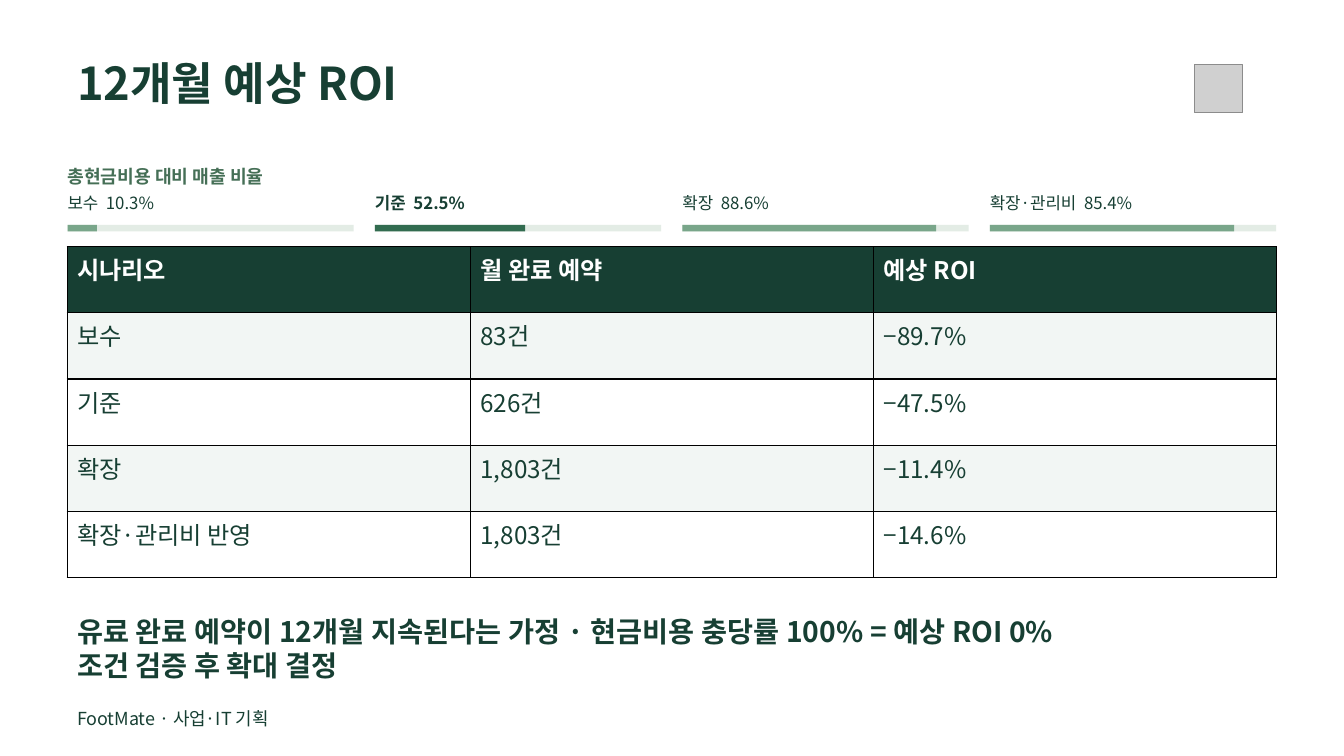
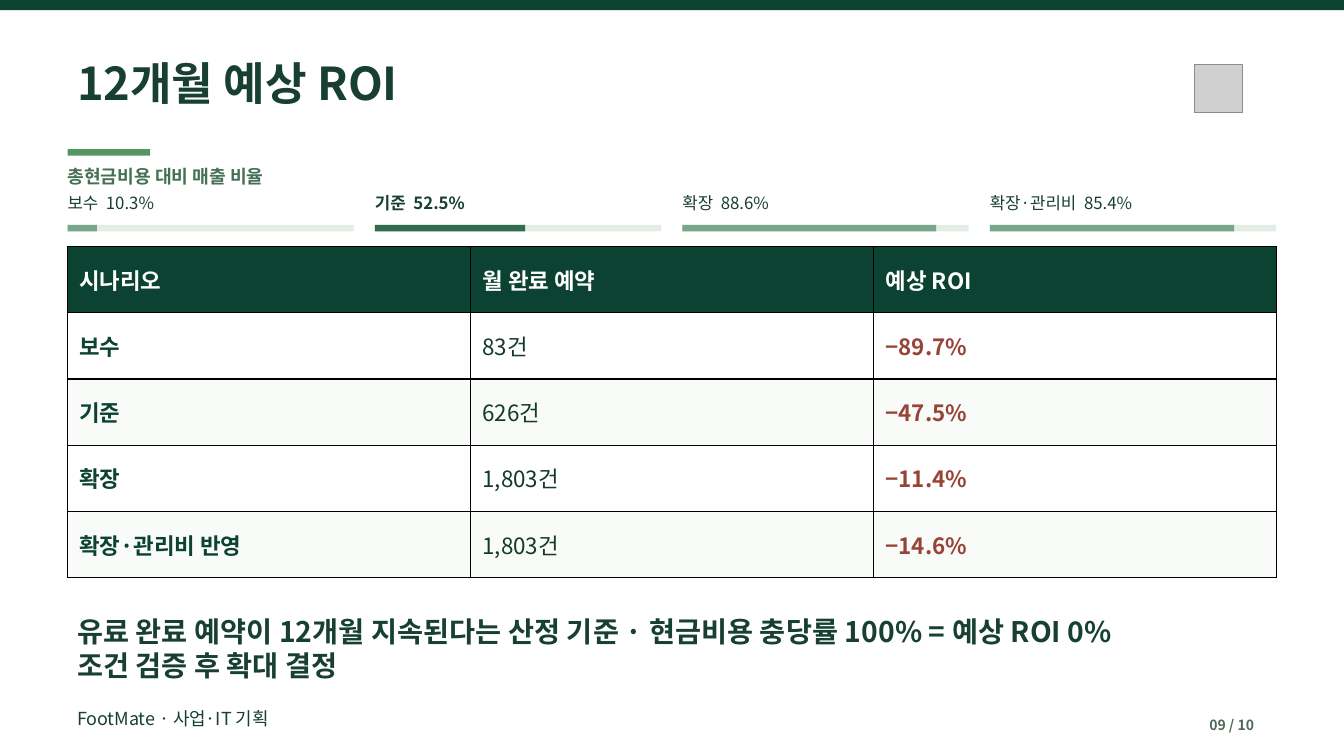
Before and after one commit to dohyunkimmm/footmate, a slide deck: slide 9 of src/case-study/downloads/footmate_report.pptx. Drawn at 1344x756 pixels with LibreOffice and Linux fonts; fonts in the diff are those of the drawing; grey boxes stand for pictures. Boxes give left, top, right and bottom in pixels: in the first picture for what was removed or moved away, otherwise in the second. Text is boxed around its words. In the diff, an @@ line names an element or a change of style, - is before the commit and + after.

```diff
--- a/src/case-study/downloads/footmate_report.pptx
+++ b/src/case-study/downloads/footmate_report.pptx
@@ rectangle added at [0, 0, 1344, 10], fill #0B4231 @@
@@ rectangle added at [68, 149, 150, 156], fill #539664 @@
@@ table at [68, 247, 1277, 578] @@
@@ fill #173F33 to #0B4231 in row 1 @@
@@ fill #F2F6F4 to #FFFFFF in 6 cells @@
@@ fill #FFFFFF to #F8FBF8 in 6 cells @@
@@ size 17.2 to 16 pt @@
@@ text colour #173F33 to #0B4231 in "보수", "기준", "확장", "확장·관리비 반영" @@
@@ bold on in "보수", "−89.7%", "기준", "−47.5%" and 4 more places @@
@@ text colour #173F33 to #143A2A in "83건", "626건", "1,803건", "1,803건" @@
@@ text colour #173F33 to #974437 in "−89.7%", "−47.5%", "−11.4%", "−14.6%" @@
@@ text at [77, 618, 1112, 679]: text changed @@
-유료 완료 예약이 12개월 지속된다는 가정 · 현금비용 충당률 100% = 예상 ROI 0%
-조건 검증 후 확대 결정
+유료 완료 예약이 12개월 지속된다는 산정 기준 · 현금비용 충당률 100% = 예상 ROI 0%
+조건 검증 후 확대 결정
@@ text added at [1209, 719, 1254, 730], 10 pt, text #4F6958, bold @@
+09 / 10
```
Also in this commit, not shown: 9 other slides changed, 7 other files.
